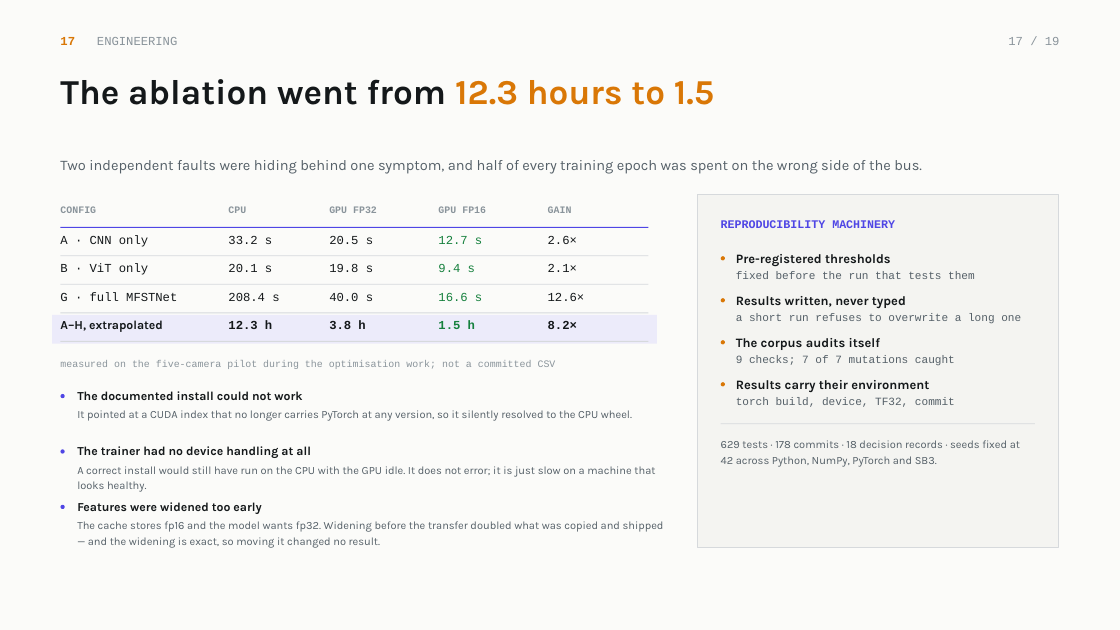
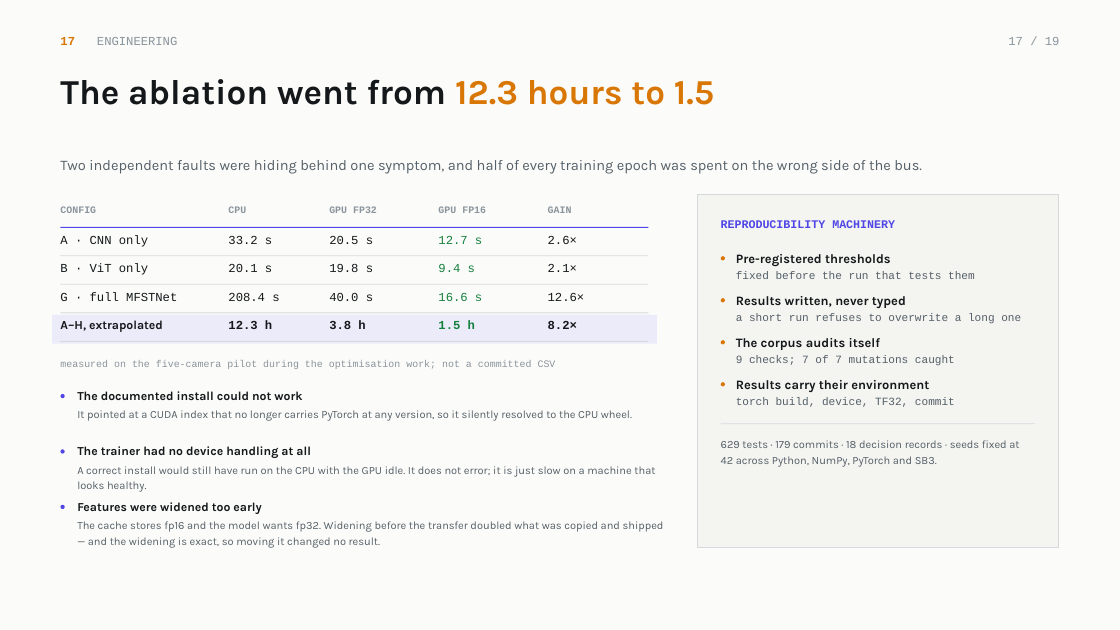
Before and after one commit to Divyansh-9/CNN_VIT_BILSTM_CROSS_ATTENTION_BASED_TRAFFIC_MANAGEMENT_SYSTEM, a slide deck: slide 17 of docs/demo/MFSTNet-Project-Review.pptx. Drawn at 1120x630 pixels with LibreOffice and Linux fonts; fonts in the diff are those of the drawing. Boxes give left, top, right and bottom in pixels: in the first picture for what was removed or moved away, otherwise in the second. Text is boxed around its words. In the diff, an @@ line names an element or a change of style, - is before the commit and + after.

```diff
--- a/docs/demo/MFSTNet-Project-Review.pptx
+++ b/docs/demo/MFSTNet-Project-Review.pptx
@@ text at (721,440,1019,467): text changed @@
-629 tests · 178 commits · 18 decision records · seeds fixed at 42 across Python, NumPy, PyTorch and SB3.
+629 tests · 179 commits · 18 decision records · seeds fixed at 42 across Python, NumPy, PyTorch and SB3.
```
Also in this commit, not shown: 1 other slide changed, 3 other files.
